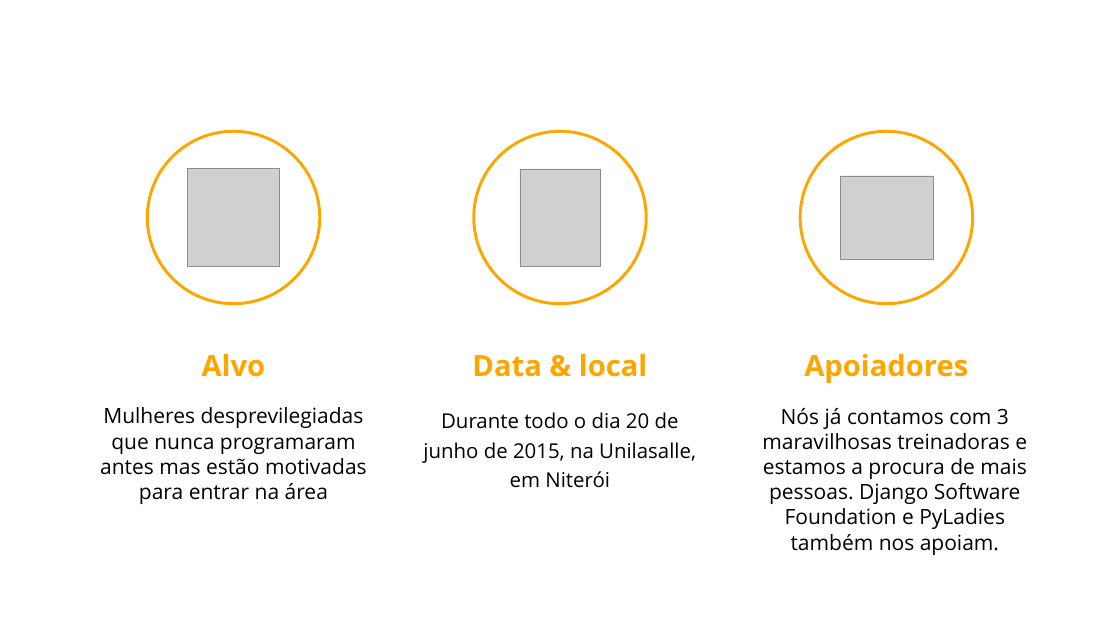
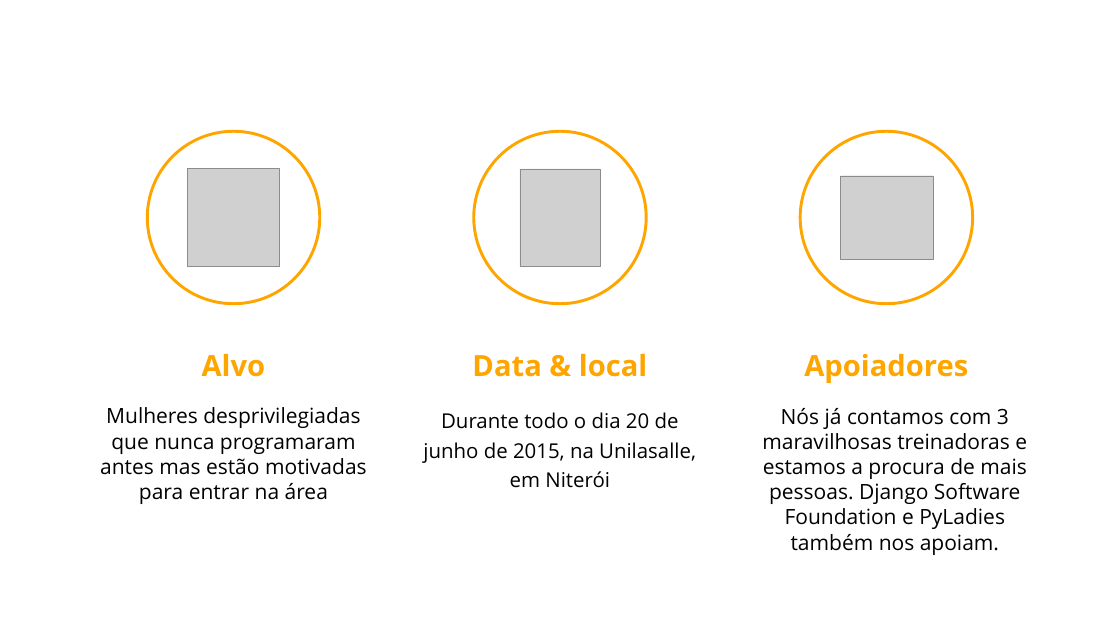
Before and after one commit to django-girls-niteroi/recursos, a slide deck: slide 3 of Parceiros/djangogirls.pptx. Drawn at 1120x630 pixels with LibreOffice and Linux fonts; fonts in the diff are those of the drawing; grey boxes stand for pictures. Boxes give left, top, right and bottom in pixels: in the first picture for what was removed or moved away, otherwise in the second. Text is boxed around its words. In the diff, an @@ line names an element or a change of style, - is before the commit and + after.

```diff
--- a/Parceiros/djangogirls.pptx
+++ b/Parceiros/djangogirls.pptx
@@ text at (100, 407, 367, 504): text changed @@
-Mulheres desprevilegiadas que nunca programaram antes mas estão motivadas para entrar na área
+Mulheres desprivilegiadas que nunca programaram antes mas estão motivadas para entrar na área
```
Also in this commit, not shown: 3 other slides changed, 2 other files.
